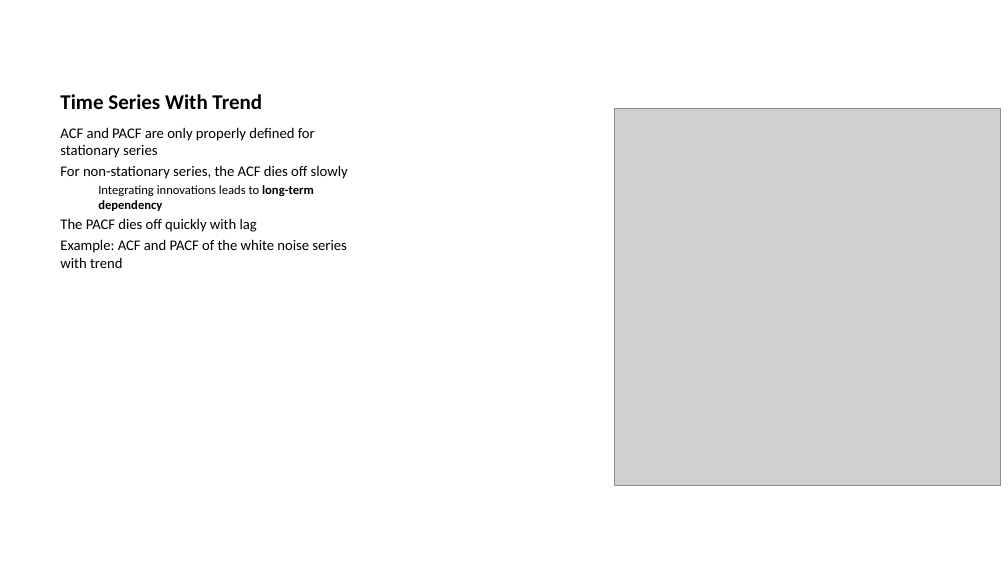
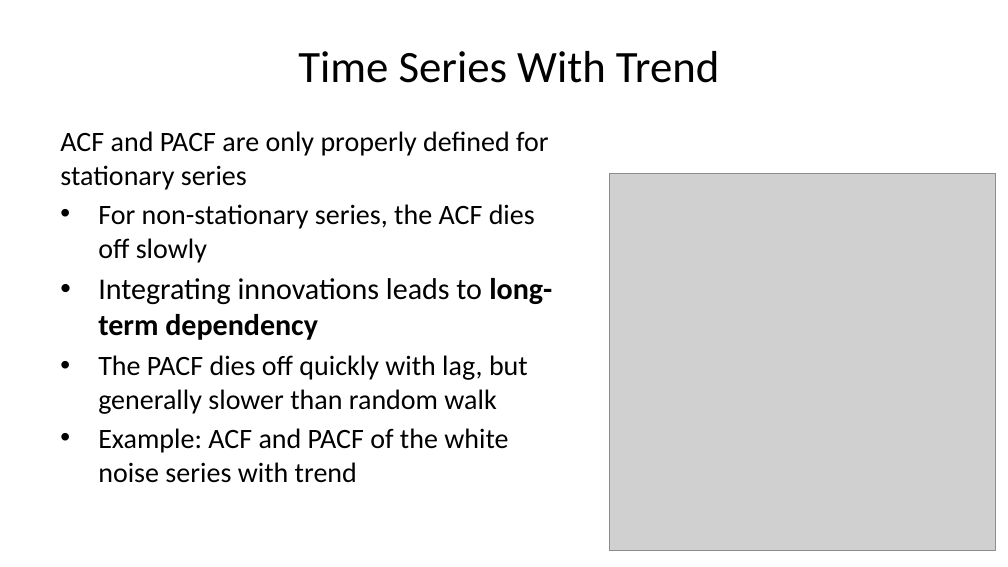
Before and after one commit to StephenElston/CSCI-E-83, a slide deck: slide 31 of LectureSlides/11_IntroductionToTimeSeries.pptx. Drawn at 1008x567 pixels with LibreOffice and Linux fonts; fonts in the diff are those of the drawing; grey boxes stand for pictures. Boxes give left, top, right and bottom in pixels: in the first picture for what was removed or moved away, otherwise in the second. Text is boxed around its words. In the diff, an @@ line names an element or a change of style, - is before the commit and + after.

```diff
--- a/LectureSlides/11_IntroductionToTimeSeries.pptx
+++ b/LectureSlides/11_IntroductionToTimeSeries.pptx
@@ title "Time Series With Trend" at (298, 51, 719, 83): size 15 to 32 pt, bold off; alignment left to centre @@
@@ text at (60, 131, 552, 483): size 10.5 to 20 pt in "ACF and PACF are only properly defined ...", "For non-stationary series, the ACF dies off ...", "Example: ACF and PACF of the white ..."; size 9 to 21.5 pt in "Integrating innovations leads to long-term dependency"; more space between paragraphs; bullet none to •; list level 2 to 1 in "Integrating innovations leads to long-term ..." @@
@@ picture: place and size @@
-picture at (615, 109, 1000, 486)
+picture at (610, 173, 995, 550)
@@ text at (98, 355, 528, 414): text changed; size 10.5 to 20 pt @@
-The PACF dies off quickly with lag
+• The PACF dies off quickly with lag, but generally slower than random walk
```
Also in this commit, not shown: 10 other slides changed, 2 slides added, 1 slide removed.
